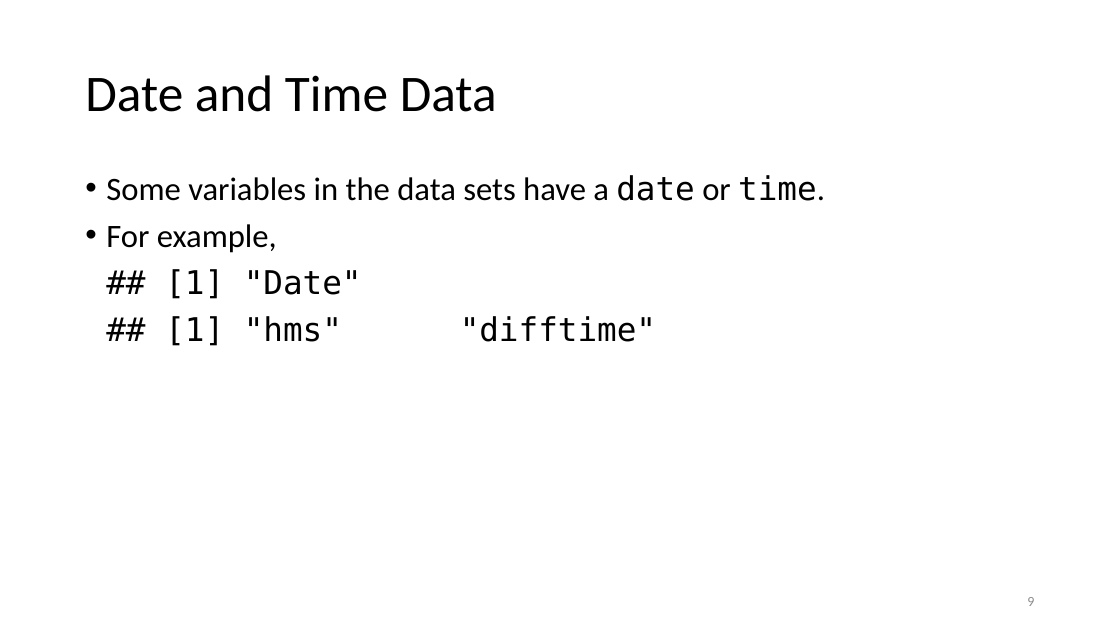
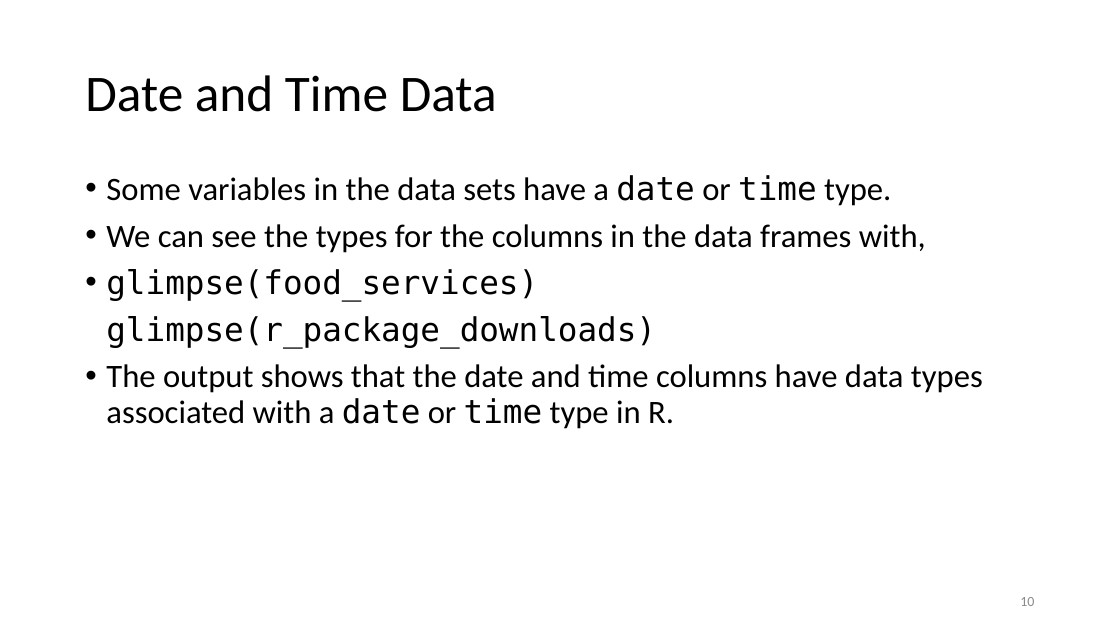
Before and after one commit to jmgraham30/SWBmodules, a slide deck: slide 10 of slides/dates_times_with_r.pptx (slide 9 before the commit). Drawn at 1120x630 pixels with LibreOffice and Linux fonts; fonts in the diff are those of the drawing. Boxes give left, top, right and bottom in pixels: in the first picture for what was removed or moved away, otherwise in the second. Text is boxed around its words. In the diff, an @@ line names an element or a change of style, - is before the commit and + after.

```diff
--- a/slides/dates_times_with_r.pptx
+++ b/slides/dates_times_with_r.pptx
@@ text at box(106, 175, 983, 429): text changed @@
-• Some variables in the data sets have a date or time.
-• For example,
-## [1] "Date"
-## [1] "hms" "difftime"
+• Some variables in the data sets have a date or time type.
+• We can see the types for the columns in the data frames with,
+glimpse(food_services)
+glimpse(r_package_downloads)
+• The output shows that the date and time columns have data types associated with a date or time type in R.
@@ page number at box(1020, 597, 1034, 606): text changed @@
-9
+10
```
Also in this commit, not shown: 4 other slides changed, 5 slides added, 2 other files.
